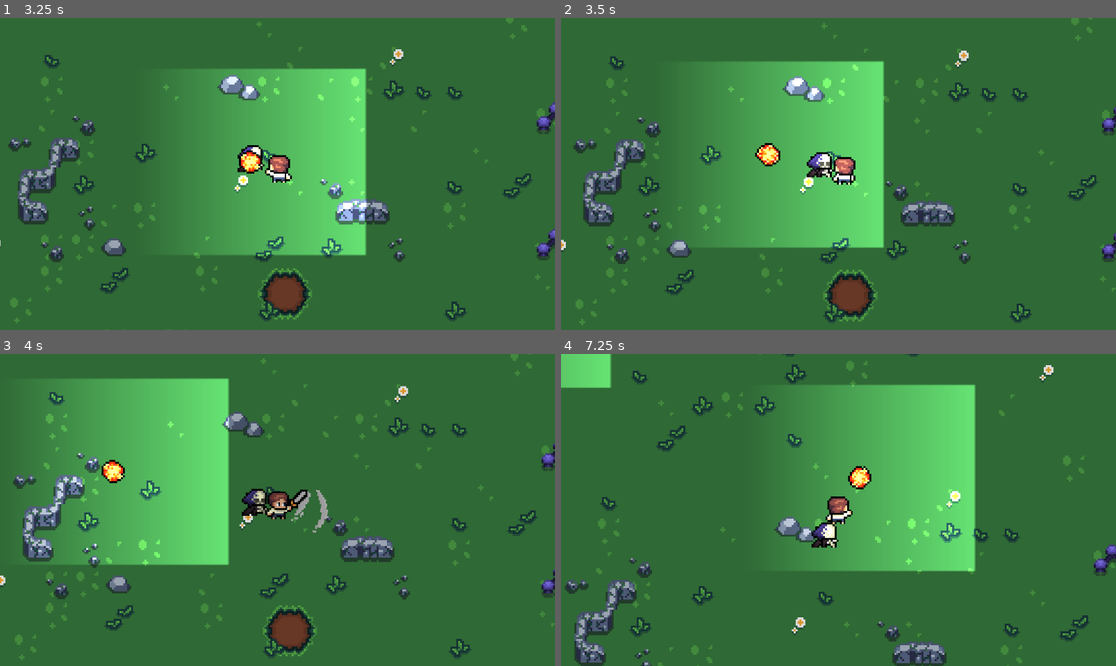
Above: before the commit, frames 1-4 (two rows, left to right).
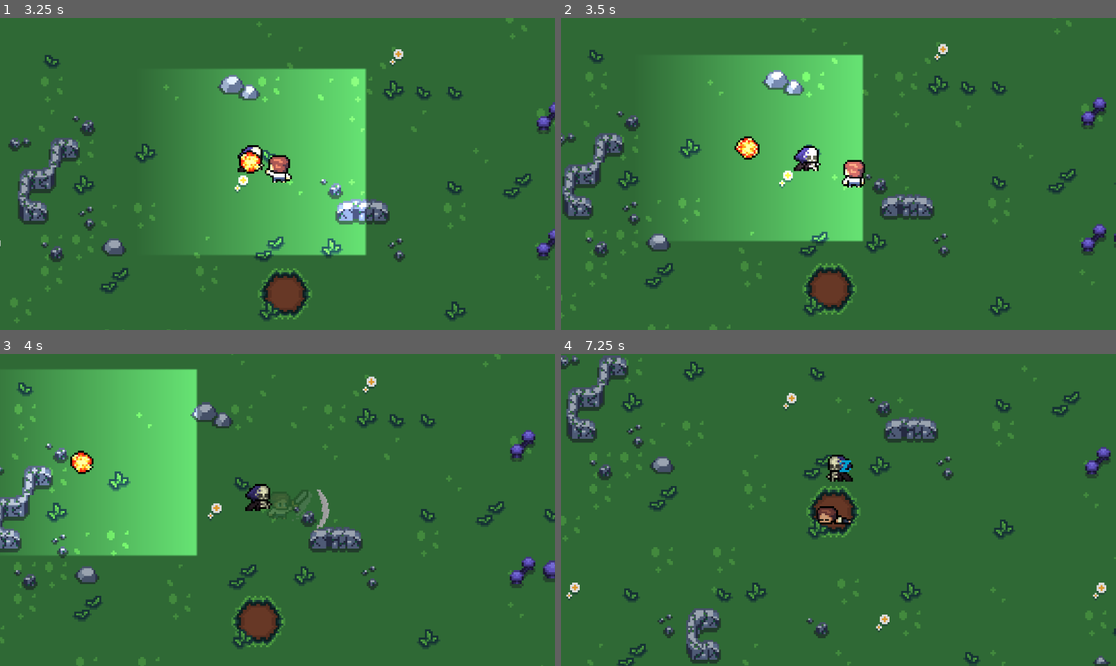
Above: after the commit, the same moments.

Repository: W-HN/Escape_The_Island
Game: Godot game, scene res://scenes/game.tscn
The game is run twice, just before and just after one commit, with the same random seed, the same clock (stepped at 60 frames per second) and the same inputs.
Inputs (mouse positions are in pixels of both pictures, inside the frame that each line leads up to):
- Up to frame 1 (3.25 s): tap Enter at 0.5 s; move the mouse to (249, 236) at 0.52 s; hold W (move_up) 0.53-1.25 s; click (249, 236) at 0.6 s; tap Space (dash) at 0.8, 2.1 s; click "Host" at 1.25 s; move the mouse to (444, 220) at 2.02 s; hold W (move_up) 2.03-2.78 s; right-click (444, 220) at 2.3 s; move the mouse to (111, 127) at 2.77 s; hold A (move_left) from 2.78 s (still down); right-click (111, 127) at 2.85 s; click (111, 127) at 3.05 s
- Up to frame 2 (3.5 s): keep holding A (move_left)
- Up to frame 3 (4 s): keep holding A (move_left); move the mouse to (305, 510) at 3.52 s; click (305, 510) at 3.6 s; tap Space (dash) at 3.8 s
- Up to frame 4 (7.25 s): move the mouse to (755, 432) at 4.27 s; release A (move_left) at 4.28 s; hold S (move_down) 4.28-5.03 s; tap Space (dash) at 4.35, 6.05, 6.6 s; right-click (755, 432) at 4.55 s; move the mouse to (960, 494) at 5.02 s; hold D (move_right) 5.03-5.78 s; right-click (960, 494) at 5.1 s; click (960, 494) at 5.3 s; move the mouse to (727, 525) at 5.77 s; hold W (move_up) 5.78-6.53 s; click (727, 525) at 5.85 s; move the mouse to (894, 441) at 6.52 s; hold D (move_right) from 6.53 s (still down); right-click (894, 441) at 6.8 s

Frame 1 is identical in both runs. In frame 2, 18% of the frame differs, in the area x 0-100%, y 0-100%; in frame 3, 20%; in frame 4, 31%.

Commit message:
quick particle and skeleton sync fix

Diff:
--- a/scripts/player.gd
+++ b/scripts/player.gd
@@ -1,156 +1,103 @@
+## Player.gd
 class_name Player
 extends CharacterBody2D
 
-@onready var sprite = $AnimatedSprite2D  # Reference to the sprite
-# @onready var Map = get_parent().get_node("Island1/TileMap")
+@onready var sprite: AnimatedSprite2D = $AnimatedSprite2D
+@onready var camera: Camera2D = $Camera2D
 
 @export var knockback_strength: float = 1000.0
-@export var hit_recovery_time: float = 1.0  # Time to recover speed
-@export var invincibility_time: float = 1.0  # Time to be invincible
-
-var SPEED = 75.0
-var DASH_SPEED = 200.0
-const DASH_TIME = 0.2  # Duration of the dash
-const RECOVERY_TIME = 1.0  # Time to recover from 20% speed to full speed
-const MIN_SPEED_FACTOR = 0.2  # 20% of normal speed
-
-# Health
-var health = 3 # number of hits
-var is_invincible = false
-var hit_recovery = false
-var hit_recovery_timer = 0.0
-var original_speed = SPEED
-var blink_timer = 0.1  # Time between each blink (adjust as needed)
+@export var hit_recovery_time: float = 1.0
+@export var invincibility_time: float = 1.0
+
+var SPEED: float = 75.0
+var DASH_SPEED: float = 200.0
+const DASH_TIME: float = 0.2
+const RECOVERY_TIME: float = 1.0
+const MIN_SPEED_FACTOR: float = 0.2
+
+var health: int = 3
+var is_invincible: bool = false
+var hit_recovery: bool = false
+var hit_recovery_timer: float = 0.0
+var original_speed: float = SPEED
+var blink_timer: float = 0.1
 
 # Attack variables
 var slash_scene = preload("res://scenes/slash_effect.tscn")
-var is_attacking = false
-var attack_timer = 0.0
-var attack_cooldown = 0.0
-const ATTACK_DURATION = 0.3  # Adjust as needed
-const ATTACK_COOLDOWN_DURATION = 0.5  # Adjust as needed
-
-
-var dash_timer = 0.0
-var is_dashing = false
-var recovering = false
-var recovery_timer = 0.0
-var dash_direction = Vector2.ZERO
-var current_speed = SPEED
-var last_direction = "right"  # Track last horizontal movement direction
-var last_vertical_direction = "down"  # Track last vertical movement direction
-
-var first_move = false
-var dying = false
-var current_floor = 1
-
-# fireball
+var is_attacking: bool = false
+var attack_timer: float = 0.0
+var attack_cooldown: float = 0.0
+const ATTACK_DURATION: float = 0.3
+const ATTACK_COOLDOWN_DURATION: float = 0.5
+
+var dash_timer: float = 0.0
+var is_dashing: bool = false
+var recovering: bool = false
+var recovery_timer: float = 0.0
+var dash_direction: Vector2 = Vector2.ZERO
+var current_speed: float = SPEED
+var last_direction: String = "right"
+var last_vertical_direction: String = "down"
+
+var first_move: bool = false
+var dying: bool = false
+var current_floor: int = 1
+
+# Fireball
 var fireball_scene = preload("res://scenes/fireball.tscn")
 
-@onready var camera = $Camera2D as Camera2D
-#authority for multiplayer, so each player can control themselves
-#the pid is written to the player's name property, so we just read it
 func _enter_tree() -> void:
+	# Each player node sets its authority to its unique ID (from name)
 	set_multiplayer_authority(int(str(name)))
 
 func _ready() -> void:
-	#let each player use their own camera
+	# Locally controlled player sets its camera to current
 	if is_multiplayer_authority():
 		camera.make_current()
 
-
-func process_tile_collision(collision: KinematicCollision2D) -> bool:
-	if collision.get_collider() is TileMapLayer:
-		var tilemap = collision.get_collider() as TileMapLayer
-		# Convert the collision point to tile coordinates.
-		var tile_coords = tilemap.local_to_map(collision.get_position())
-		# Get the cell’s tile data (which holds custom data)
-		var cell_data = tilemap.get_cell_tile_data(tile_coords)
-		if cell_data:
-			# Retrieve the custom data; adjust the key name as needed.
-			var is_water = cell_data.get_custom_data("is_water")
-			if is_water:
-
-				print("Water tile collision detected; ignoring collision.")
-				return true  # Tell the caller to ignore this collision.
-	return false
-
-func custom_move_and_slide(delta: float) -> void:
-	var displacement = velocity * delta
-	var max_collisions = 4
-	var collision_count = 0
-
-	while collision_count < max_collisions and displacement.length() > 0.01:
-		var collision = move_and_collide(displacement)
-		if collision:
-			# 1) Ask if we should ignore this collision
-			var ignore_collision = process_tile_collision(collision)
-
-			if ignore_collision:
-				# Simply ignore the collision: we do not slide, nor do we add the collision normal.
-				# But we increment collision_count so we don’t get stuck repeating this infinitely.
-				collision_count += 1
-				continue
-
-			else:
-				# Normal collision and slide
-				if displacement.dot(collision.get_normal()) < 0:
-					displacement = displacement.slide(collision.get_normal())
-				else:
-					# Not moving into the surface anymore
-					break
-			collision_count += 1
-		else:
-			# No collision => we can safely exit
-			break
-
-
-
 func _physics_process(delta: float) -> void:
-	if !is_multiplayer_authority():
-		return
-	# Prevent movement updates if attacking (so animations don't get overridden)
+	# Only the authoritative player processes movement
+	if not is_multiplayer_authority():
+		return
+
+	# Prevent movement updates if attacking
 	if is_attacking:
-		velocity = Vector2.ZERO  # Stop movement while attacking
+		velocity = Vector2.ZERO
 		move_and_slide()
 		return
 
+	# Handle gradual speed recovery
 	if hit_recovery:
 		hit_recovery_timer -= delta
-		var recovery_factor = 1.0 - (hit_recovery_timer / hit_recovery_time)
-		SPEED = lerp(original_speed * 0.5, original_speed, clamp(recovery_factor, 0.0, 1.0))
+		var factor = 1.0 - (hit_recovery_timer / hit_recovery_time)
+		SPEED = lerp(original_speed * 0.5, original_speed, clamp(factor, 0.0, 1.0))
 
 		if recovery_timer <= 0:
 			recovering = false
-			SPEED = original_speed  # Fully restore speed
-
-	# Normal movement handling
+			SPEED = original_speed
+
+	# Attack cooldown
 	if attack_cooldown > 0:
 		attack_cooldown -= delta
 
+	# Movement, dashing, and input
 	handle_movement(delta)
 
-	# Prevent attacking while dashing, but allow it in recovery
+	# Check for attacks
 	if Input.is_action_just_pressed("attack") and not is_dashing and attack_cooldown <= 0:
-		var mouse_position = get_global_mouse_position()
-		var attack_direction = (mouse_position - global_position).normalized()
-		rpc("start_attack", attack_direction)
+		var mouse_pos = get_global_mouse_position()
+		var attack_dir = (mouse_pos - global_position).normalized()
+		rpc("start_attack", attack_dir)
 
 	if Input.is_action_just_pressed("fireball") and not is_dashing:
-		var mouse_position = get_global_mouse_position()
-		var attack_direction = (mouse_position - global_position).normalized()
-		rpc("cast_fireball", attack_direction)
-
-
-	# move_and_slide()
+		var mouse_pos_2 = get_global_mouse_position()
+		var attack_dir_2 = (mouse_pos_2 - global_position).normalized()
+		rpc("cast_fireball", attack_dir_2)
+
 	custom_move_and_slide(delta)
 
-
-
-
-
 func handle_movement(delta: float) -> void:
-	var direction := Vector2.ZERO
+	var direction = Vector2.ZERO
 
 	if is_dashing:
 		dash_timer -= delta
@@ -158,7 +105,7 @@
 		if sprite.animation != "roll":
 			sprite.play("roll")
 
-		# 🔥 Make player invincible during dash
+		# Invincible during dash
 		is_invincible = true
 		$CollisionShape2D.set_deferred("disabled", true)
 
@@ -167,29 +114,32 @@
 			recovering = true
 			recovery_timer = RECOVERY_TIME
 			current_speed = SPEED * MIN_SPEED_FACTOR
-
-			# 🔥 Remove invincibility after dash ends
 			is_invincible = false
 			$CollisionShape2D.set_deferred("disabled", false)
 
 	elif recovering:
 		direction = get_input_direction()
 		recovery_timer -= delta
-		var recovery_factor = 1.0 - (recovery_timer / RECOVERY_TIME)
-		current_speed = lerp(SPEED * MIN_SPEED_FACTOR, SPEED, recovery_factor)
+		var factor = 1.0 - (recovery_timer / RECOVERY_TIME)
+		current_speed = lerp(SPEED * MIN_SPEED_FACTOR, SPEED, factor)
+
 		if recovery_timer <= 0:
 			recovering = false
+
 		velocity = direction * current_speed
+
 		if direction != Vector2.ZERO:
 			_play_walk_animation(direction)
 		else:
 			_play_idle_animation()
+
 	else:
 		direction = get_input_direction()
 		if direction != Vector2.ZERO:
 			_play_walk_animation(direction)
 		else:
 			_play_idle_animation()
+
 		if Input.is_action_just_pressed("dash") and direction != Vector2.ZERO:
 			is_dashing = true
 			dash_timer = DASH_TIME
@@ -198,8 +148,131 @@
 		else:
 			velocity = direction * current_speed
 
-
-# Functions for animation selection during movement remain the same
+func custom_move_and_slide(delta: float) -> void:
+	# Example custom collision logic, similar to your code
+	var displacement = velocity * delta
+	var max_collisions = 4
+	var collision_count = 0
+
+	while collision_count < max_collisions and displacement.length() > 0.01:
+		var collision = move_and_collide(displacement)
+		if collision:
+			var ignore_collision = process_tile_collision(collision)
+			if ignore_collision:
+				collision_count += 1
+				continue
+			else:
+				if displacement.dot(collision.get_normal()) < 0:
+					displacement = displacement.slide(collision.get_normal())
+				else:
+					break
+			collision_count += 1
+		else:
+			break
+
+func process_tile_collision(collision: KinematicCollision2D) -> bool:
+	# Example: ignoring collisions with water
+	if collision.get_collider() is TileMapLayer:
+		var tilemap = collision.get_collider() as TileMapLayer
+		var tile_coords = tilemap.local_to_map(collision.get_position())
+		var cell_data = tilemap.get_cell_tile_data(tile_coords)
+		if cell_data:
+			if cell_data.get_custom_data("is_water"):
+				return true
+	return false
+
+func get_input_direction() -> Vector2:
+	if dying:
+		return Vector2.ZERO
+
+	var dir = Vector2.ZERO
+	if Input.is_action_pressed("move_left"):
+		dir.x -= 1
+		last_direction = "left"
+	if Input.is_action_pressed("move_right"):
+		dir.x += 1
+		last_direction = "right"
+	if Input.is_action_pressed("move_up"):
+		dir.y -= 1
+		last_vertical_direction = "up"
+	if Input.is_action_pressed("move_down"):
+		dir.y += 1
+		last_vertical_direction = "down"
+
+	if not first_move and dir != Vector2.ZERO:
+		# Stop sleep particles across network
+		rpc("stop_sleep_particles")
+		first_move = true
+
+	return dir.normalized()
+
+@rpc("call_local")
+func stop_sleep_particles() -> void:
+	if $Sleep_particles:
+		$Sleep_particles.queue_free()
+
+@rpc("call_local")
+func start_attack(attack_direction: Vector2) -> void:
+	if dying or is_attacking:
+		return
+	is_attacking = true
+	attack_timer = ATTACK_DURATION
+	velocity = Vector2.ZERO
+	attack_cooldown = ATTACK_COOLDOWN_DURATION
+
+	_play_attack_animation(attack_direction)
+
+	await get_tree().create_timer(0.2).timeout
+
+	var slash = slash_scene.instantiate()
+	slash.global_position = global_position + (attack_direction * 10)
+	slash.rotation = attack_direction.angle()
+	get_parent().add_child(slash)
+
+	await sprite.animation_finished
+	is_attacking = false
+
+@rpc("call_local")
+func cast_fireball(attack_direction: Vector2) -> void:
+	if dying or is_attacking:
+		return
+
+	is_attacking = true
+	velocity = Vector2.ZERO
+
+	var anim_name = _get_special_attack_animation(attack_direction)
+	sprite.play(anim_name)
+
+	await get_tree().create_timer(0.3).timeout
+
+	var fireball = fireball_scene.instantiate()
+	var offset = attack_direction * 8
+	fireball.global_position = global_position + offset
+	fireball.direction = attack_direction
+	get_parent().add_child(fireball)
+
+	await sprite.animation_finished
+	is_attacking = false
+
+func _play_attack_animation(attack_direction: Vector2) -> void:
+	if attack_direction.y < 0:
+		if attack_direction.x < 0:
+			sprite.play("attack_up_left")
+		else:
+			sprite.play("attack_up_right")
+	else:
+		if attack_direction.x < 0:
+			sprite.play("attack_down_left")
+		else:
+			sprite.play("attack_down_right")
+
+func _get_special_attack_animation(attack_direction: Vector2) -> String:
+	if attack_direction.y < 0:
+		return "attack_special_up_left" if attack_direction.x < 0 else "attack_special_up_right"
+	else:
+		return "attack_special_down_left" if attack_direction.x < 0 else "attack_special_down_right"
+
+
 func _play_walk_animation(direction: Vector2) -> void:
 	if direction.y < 0:
 		if last_direction == "left":
@@ -223,115 +296,8 @@
 			else:
 				sprite.play("walk_down_right")
 
-func get_input_direction() -> Vector2:
-	if dying:
-		return Vector2.ZERO
-
-	var direction := Vector2.ZERO
-
-	if Input.is_action_pressed("move_left"):
-		direction.x -= 1
-		last_direction = "left"
-	if Input.is_action_pressed("move_right"):
-		direction.x += 1
-		last_direction = "right"
-	if Input.is_action_pressed("move_up"):
-		direction.y -= 1
-		last_vertical_direction = "up"
-	if Input.is_action_pressed("move_down"):
-		direction.y += 1
-		last_vertical_direction = "down"
-
-	if first_move == false and direction != Vector2.ZERO:
-		$Sleep_particles.queue_free()
-		first_move = true
-	return direction.normalized()
-
-@rpc("call_local")
-func start_attack(attack_direction: Vector2) -> void:
-	if dying or is_attacking:
-		return
-	is_attacking = true
-	attack_timer = ATTACK_DURATION
-	velocity = Vector2.ZERO  # Stop movement while attacking
-	attack_cooldown = ATTACK_COOLDOWN_DURATION  # Set cooldown
-
-	# Play correct attack animation using the synced direction
-	_play_attack_animation(attack_direction)
-
-	# Delay for the effect
-	await get_tree().create_timer(0.2).timeout
-
-	# Spawn the slash effect in front of the player
-	var slash = slash_scene.instantiate()
-	slash.global_position = global_position + (attack_direction * 10)  # Offset
-	slash.rotation = attack_direction.angle()  # Rotate based on direction
-	get_parent().add_child(slash)
-
-	# Wait for animation to finish before allowing movement again
-	await sprite.animation_finished
-	is_attacking = false
-
-
-
-@rpc("call_local")
-func cast_fireball(attack_direction: Vector2) -> void:
-	if dying or is_attacking:
-		return  # Don't cast if dead or busy
-
-	is_attacking = true
-	velocity = Vector2.ZERO
-
-	# Play the correct animation using the passed attack_direction
-	var animation_name = _get_special_attack_animation(attack_direction)
-	sprite.play(animation_name)
-
-	# Wait a few frames before spawning the fireball
-	await get_tree().create_timer(0.3).timeout
-
-	# Spawn the fireball using the synced direction
-	var fireball = fireball_scene.instantiate()
-	var fireball_offset = attack_direction * 8
-	fireball.global_position = global_position + fireball_offset
-	fireball.direction = attack_direction  # Set the synced direction
-	get_parent().add_child(fireball)
-
-	# Wait for the animation to complete
-	await sprite.animation_finished
-
-	is_attacking = false
-
-
-
-func _play_attack_animation(attack_direction: Vector2) -> void:
-	if attack_direction.y < 0:
-		if attack_direction.x < 0:
-			sprite.play("attack_up_left")
-		else:
-			sprite.play("attack_up_right")
-	else:
-		if attack_direction.x < 0:
-			sprite.play("attack_down_left")
-		else:
-			sprite.play("attack_down_right")
-
-
-func _get_special_attack_animation(attack_direction: Vector2) -> String:
-	if attack_direction.y < 0:
-		return "attack_special_up_left" if attack_direction.x < 0 else "attack_special_up_right"
-	else:
-		return "attack_special_down_left" if attack_direction.x < 0 else "attack_special_down_right"
-
-
-
-
 func _play_idle_animation() -> void:
-	if is_attacking:
-		return
-
-	if dying:
-		return
-	if first_move == false:
+	if is_attacking or dying or not first_move:
 		return
 
 	if last_vertical_direction == "up":
@@ -358,79 +324,63 @@
 	var player_scene = load("res://scenes/player.tscn")
 	var player_instance = player_scene.instantiate()
 
-	#respawn at SpawnPoint
 	var spawn_point = $"../Island1/SpawnPoint"
 	player_instance.global_position = spawn_point.global_position
 	get_parent().add_child(player_instance)
 
-	queue_free() #free current player mem and rem
-
-
-
+	queue_free()
 
 func _on_collisiondetector_drown() -> void:
 	drown()
 
-
-func take_damage(source_position):
-	if is_invincible:
+@rpc("call_local")
+func take_damage(source_position: Vector2) -> void:
+	if is_invincible or dying:
 		return
 
 	health -= 1
-
 	# Calculate knockback direction
 	var knockback_direction = (global_position - source_position).normalized()
-	velocity = knockback_direction * knockback_strength  # Adjust knockback strength as needed
-
-	# Play hurt animation if you have one
-	#if sprite.has_animation("hurt"):
-		#sprite.play("hurt")
-
+	velocity = knockback_direction * knockback_strength
+
+	# If you have a hurt animation, you can play it here
 	SPEED *= 0.5
 	hit_recovery = true
 	hit_recovery_timer = hit_recovery_time
 
-	# Invincibility timer
 	is_invincible = true
 	$CollisionShape2D.set_deferred("disabled", true)
 
-	# Optional: Flash effect during invincibility
 	_start_invincibility_effect()
 
-	# If the player dies, call die()
 	if health <= 0:
 		die()
 
-	move_and_slide()  # Apply knockback movement
-
-	# Restore collisions and invincibility after timeout
+	move_and_slide()
+
+	# Restore collisions and invincibility after a timeout
 	await get_tree().create_timer(invincibility_time).timeout
 	is_invincible = false
-	$CollisionShape2D.set_deferred("disabled", false)  # Re-enable collisions
+	$CollisionShape2D.set_deferred("disabled", false)
 	_stop_invincibility_effect()
 
-
-func die():
+func die() -> void:
 	if dying:
-		return  # Prevent multiple deaths
-	dying = true  # Mark player as dead
+		return
+	dying = true
 	is_dashing = false
 	is_attacking = false
-	velocity = Vector2.ZERO  # Stop movement
-
-	# Play the correct death animation
+	velocity = Vector2.ZERO
+
 	if last_direction == "left":
 		sprite.play("death_left")
 	else:
 		sprite.play("death_right")
 
-	# Wait for the death animation to finish
 	await sprite.animation_finished
 
-	# Play death sound effect (optional)
 	$"../AudioStreamPlayer2D".play()
 
-	# Respawn player at SpawnPoint
 	var player_scene = load("res://scenes/player.tscn")
 	var player_instance = player_scene.instantiate()
 
@@ -438,14 +388,13 @@
 	player_instance.global_position = spawn_point.global_position
 	get_parent().add_child(player_instance)
 
-	# Remove the current (dead) player instance
 	queue_free()
 
 func _start_invincibility_effect():
 	var blink_tween = get_tree().create_tween()
 	blink_tween.set_loops(invincibility_time / (blink_timer * 2))
-	blink_tween.tween_property($AnimatedSprite2D, "modulate:a", 0.2, blink_timer)
-	blink_tween.tween_property($AnimatedSprite2D, "modulate:a", 1.0, blink_timer)
+	blink_tween.tween_property(sprite, "modulate:a", 0.2, blink_timer)
+	blink_tween.tween_property(sprite, "modulate:a", 1.0, blink_timer)
 
 func _stop_invincibility_effect():
-	$AnimatedSprite2D.modulate.a = 1.0  # Reset transparency
+	sprite.modulate.a = 1.0
